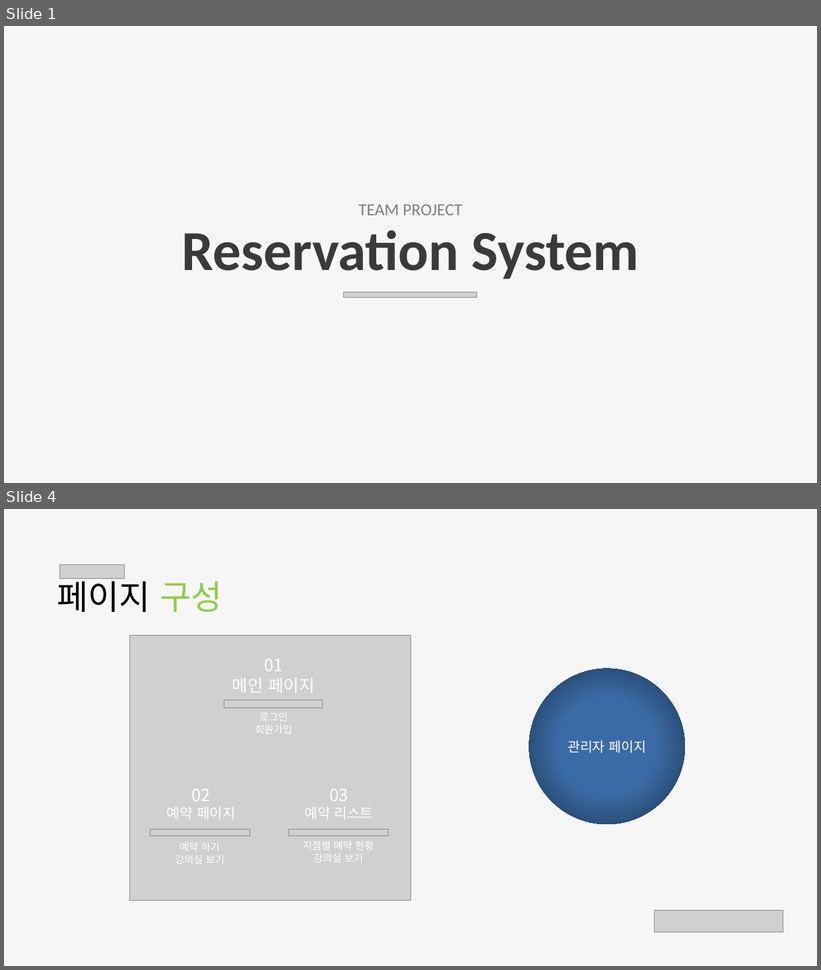
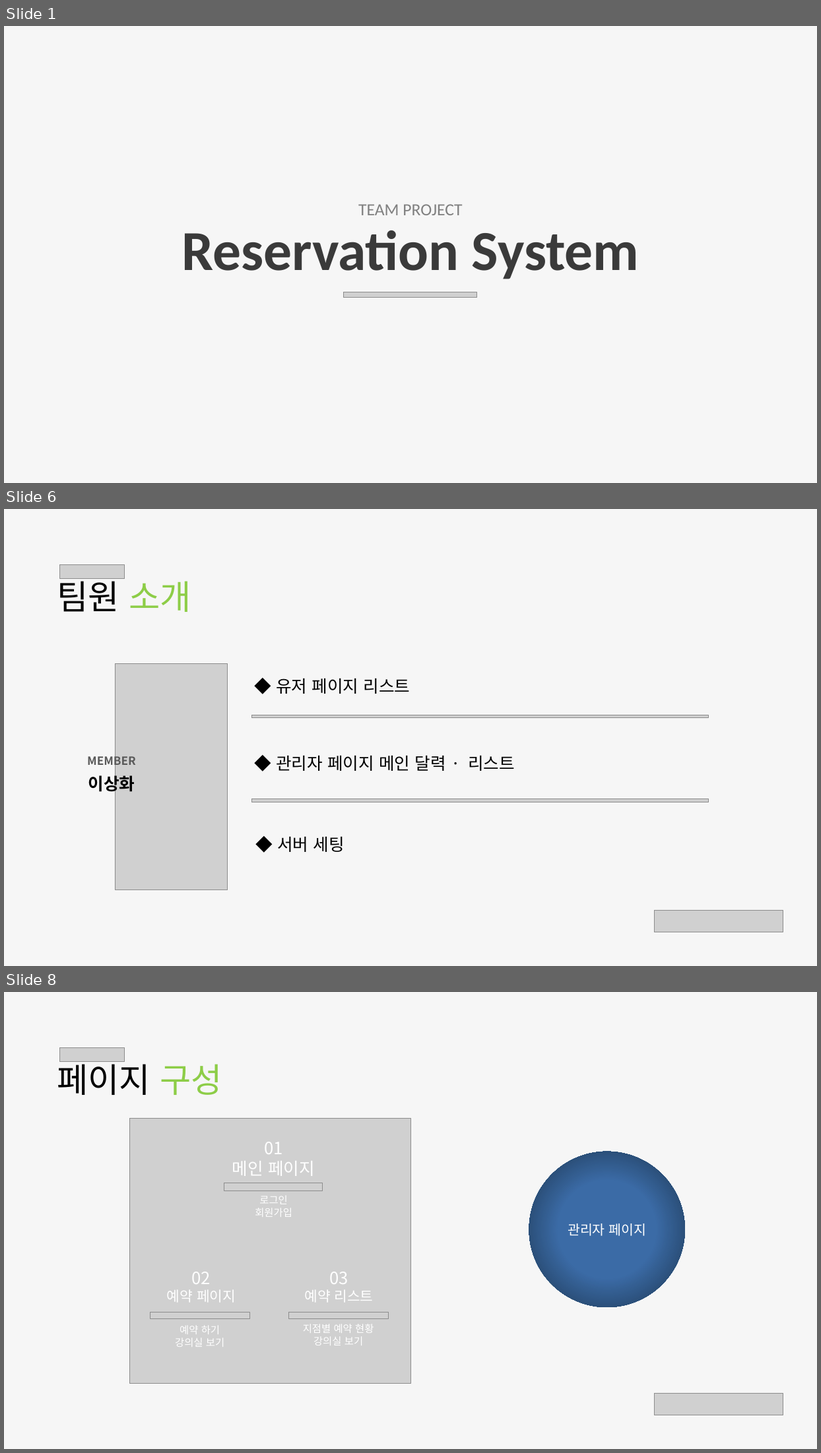
Before and after one commit to RionPark/jwc, a slide deck: src/숙제/d20200929/장동진/예약 시스템.pptx. Shown one above the other, each under a label of ours: slides 1 and 4 before the commit, slides 1, 6 and 8 after it; the slides between them are not shown. The pictures are 821x970 and 821x1453 pixels, drawn with LibreOffice and Linux fonts; fonts in the diff are those of the drawing; grey boxes stand for pictures; background and template pictures are left out. Boxes give left, top, right and bottom in pixels: in the first picture for what was removed or moved away, otherwise in the second. Text is boxed around its words. In the diff, an @@ line names an element or a change of style, - is before the commit and + after.

```diff
--- a/src/숙제/d20200929/장동진/예약 시스템.pptx
+++ b/src/숙제/d20200929/장동진/예약 시스템.pptx
@@ slide 6 added at [4,509,817,966], background #F6F6F6 @@
@@ picture added at [59,564,124,578] @@
@@ text added at [57,575,191,612], 60 pt, text #000000 @@
+팀원 소개
@@ picture added at [115,664,228,890] @@
@@ text added at [276,678,411,694], 30 pt, text #000000 @@
+◆ 유저 페이지 리스트
@@ picture added at [252,715,708,718] @@
@@ text added at [87,753,136,768], 20 pt, text #595959, bold @@
+MEMBER
@@ text added at [276,755,515,771], 30 pt, text #000000 @@
+◆ 관리자 페이지 메인 달력 · 리스트
@@ text added at [88,772,135,794], 30 pt, text #000000, bold @@
+이상화
@@ picture added at [252,799,708,802] @@
@@ text added at [277,836,345,852], 30 pt, text #000000 @@
+◆ 서버 세팅
@@ picture added at [655,911,783,933] @@
@@ what was slide 4 is now slide 8 @@
```
Also in this commit, not shown: 8 slides changed, 3 other slides added, 3 slides removed.
